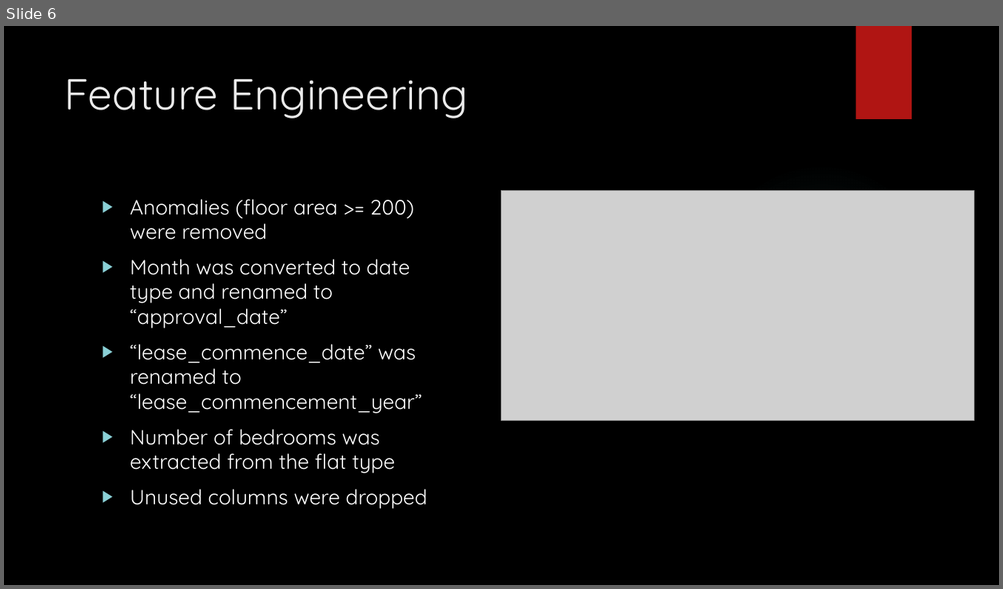
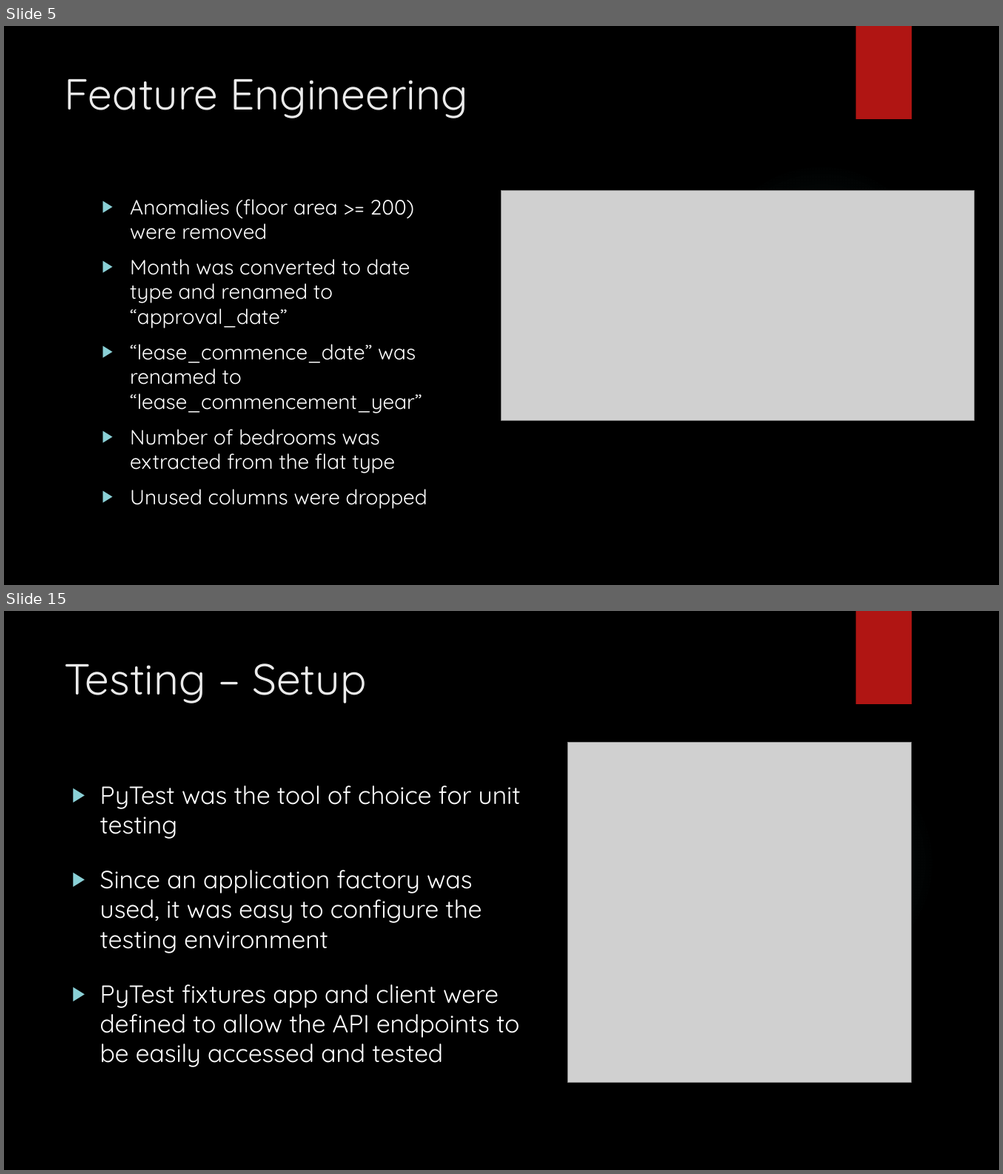
Before and after one commit to ethanolx/SG-Resale-Housing-py, a slide deck: doc/slides.pptx. Shown one above the other, each under a label of ours: slide 6 before the commit, slides 5 and 15 after it; the slides between them are not shown. The pictures are 1003x589 and 1003x1174 pixels, drawn with LibreOffice and Linux fonts; fonts in the diff are those of the drawing; grey boxes stand for pictures; background and template pictures are left out. Boxes give left, top, right and bottom in pixels: in the first picture for what was removed or moved away, otherwise in the second. Text is boxed around its words. In the diff, an @@ line names an element or a change of style, - is before the commit and + after.

```diff
--- a/doc/slides.pptx
+++ b/doc/slides.pptx
@@ slide 15 added at box(4, 611, 999, 1170), background picture (left out); not listed: 2 template elements that a slide beside it also shows @@
@@ title added at box(64, 664, 367, 703), 42 pt, text #EBEBEB @@
+Testing – Setup
@@ picture added at box(567, 742, 910, 1082) @@
@@ text added at box(100, 786, 521, 1068), 24 pt, text #FFFFFF @@
+▶ PyTest was the tool of choice for unit testing
+▶ Since an application factory was used, it was easy to configure the testing environment
+▶ PyTest fixtures app and client were defined to allow the API endpoints to be easily accessed and tested
@@ what was slide 6 is now slide 5 @@
```
Also in this commit, not shown: 3 slides changed, 12 other slides added, 15 slides removed, 1 other file.
